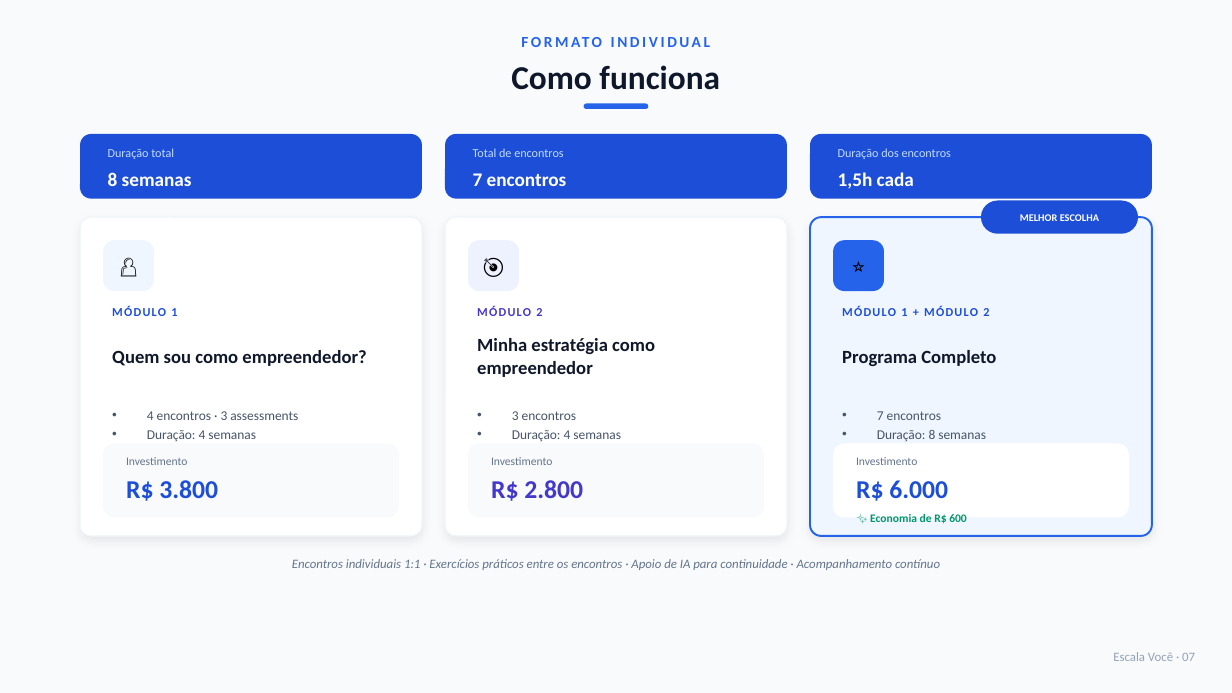
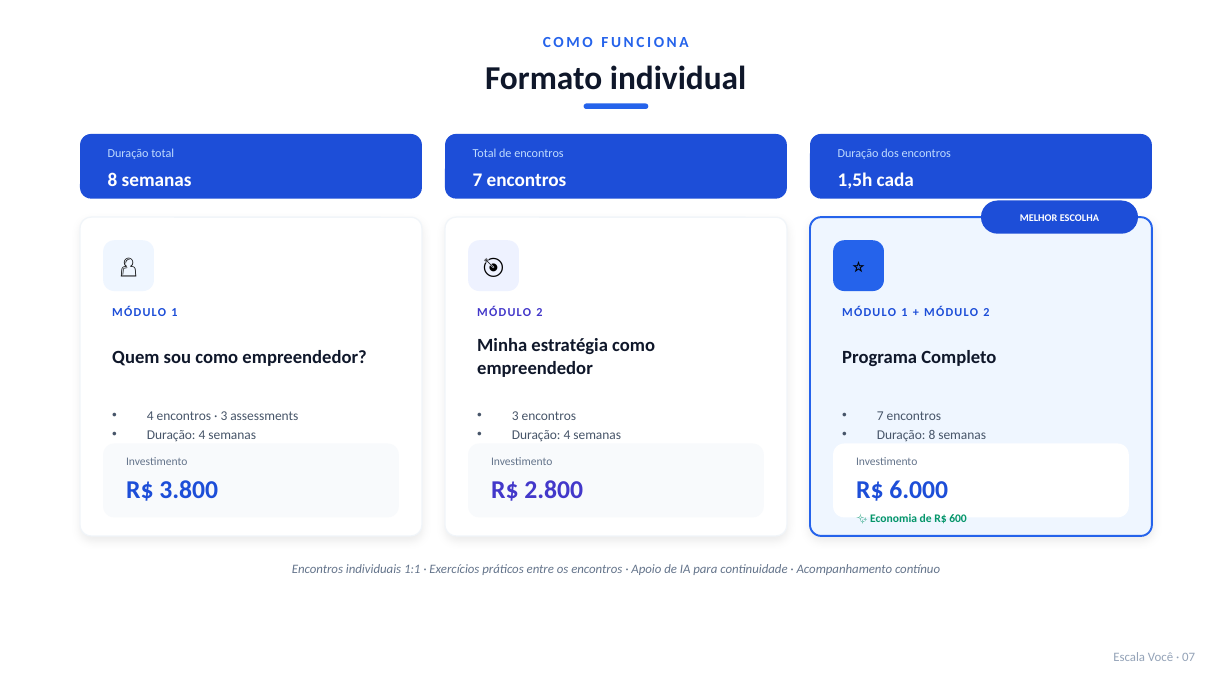
Before and after one commit to josealmeida-ai/escala-voce, a slide deck: slide 7 of apresentacao.pptx. Drawn at 1232x693 pixels with LibreOffice and Linux fonts; fonts in the diff are those of the drawing. Boxes give left, top, right and bottom in pixels: in the first picture for what was removed or moved away, otherwise in the second. Text is boxed around its words. In the diff, an @@ line names an element or a change of style, - is before the commit and + after.

```diff
--- a/apresentacao.pptx
+++ b/apresentacao.pptx
@@ background #F8FAFC to #FFFFFF @@
@@ text at (x1=543, y1=37, x2=688, y2=47): text changed; size 26 to 12 pt; text colour #0F172A to #2563EB @@
-Como funciona
+COMO FUNCIONA
@@ text at (x1=485, y1=65, x2=746, y2=90): text changed; size 12 to 26 pt; text colour #2563EB to #0F172A @@
-FORMATO INDIVIDUAL
+Formato individual
@@ text "Encontros individuais 1:1 · Exercícios ..." moved from (x1=292, y1=559, x2=940, y2=570) to (x1=292, y1=564, x2=940, y2=575) @@
```
Also in this commit, not shown: 3 other slides changed, 6 other files.
